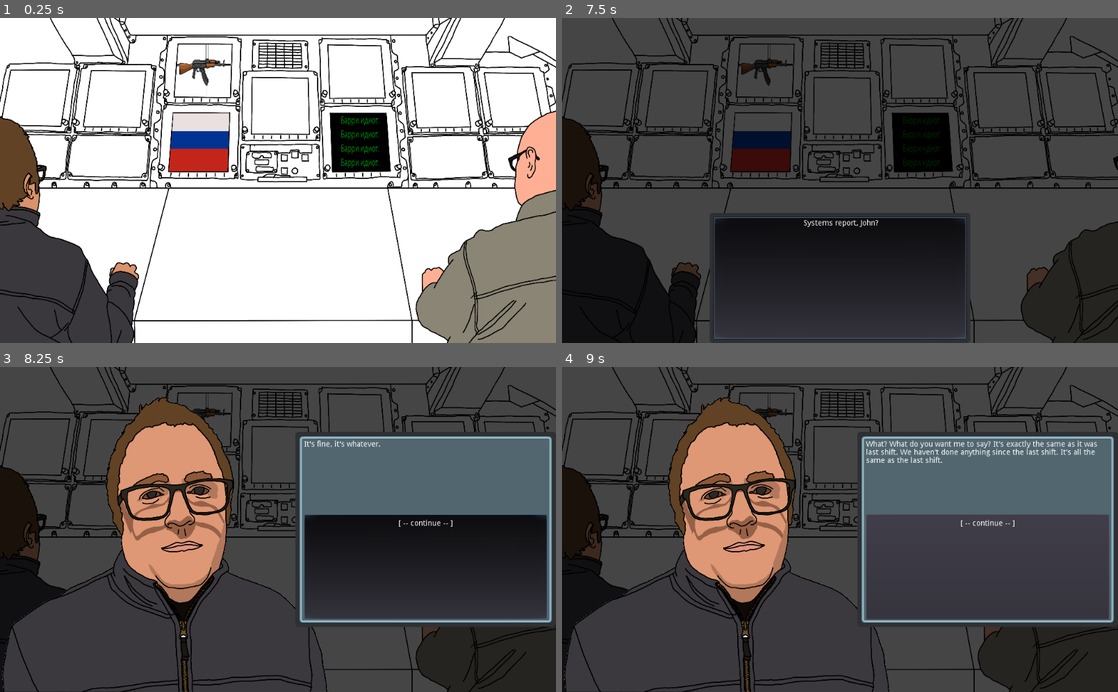
Above: before the commit, frames 1-4 (two rows, left to right).
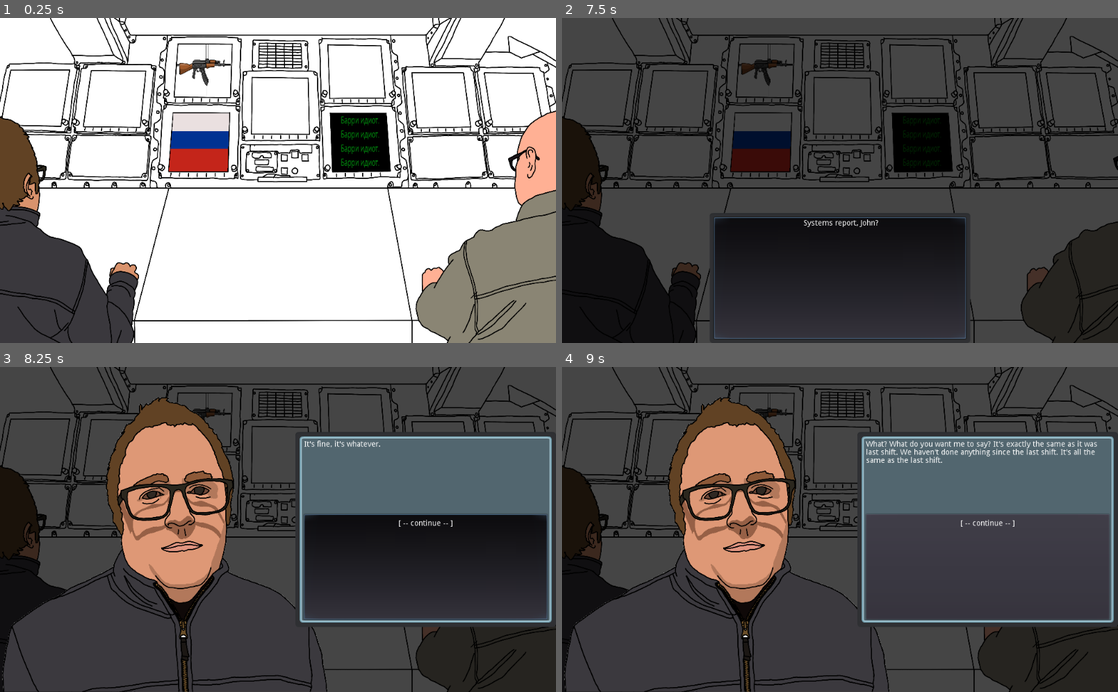
Above: after the commit, the same moments.

Repository: s3775599/BITS-clone
Game: Godot game, scene res://Scenes/Main.tscn
The game is run twice, just before and just after one commit, with the same random seed, the same clock (stepped at 60 frames per second) and the same inputs.
Inputs (mouse positions are in pixels of both pictures, inside the frame that each line leads up to):
- Up to frame 1 (0.25 s): no input
- Up to frame 2 (7.5 s): tap Enter at 0.5 s; move the mouse to (840, 180) at 0.52 s; hold Right (ui_right) 0.53-1.28 s; click (840, 180) at 0.67 s; move the mouse to (845, 180) at 1.27 s; hold Down (ui_down) 1.28-2 s; click (845, 180) at 1.42 s; click ". . . scanning Quadrant 3, 21…" at 2 s; click "[ -- continue -- ]" at 2.75 s; click "I beg your pardon, Barry?" at 3.5 s; click "[ -- continue --]" at 4.25 s; click "Barry, I know we've been out …" at 5 s; click "[ -- continue -- ]" at 5.75 s; move the mouse to (895, 109) at 6.52 s; hold Right (ui_right) 6.53-7.28 s; click (895, 109) at 6.67 s; move the mouse to (812, 245) at 7.27 s; hold Up (ui_up) from 7.28 s (still down); click (812, 245) at 7.42 s
- Up to frame 3 (8.25 s): move the mouse to (444, 578) at 8.02 s; release Up (ui_up) at 8.03 s; hold Left (ui_left) from 8.03 s (still down); click (444, 578) at 8.17 s
- Up to frame 4 (9 s): release Left (ui_left) at 8.75 s; click "JOHN." at 8.75 s

Frames 1-2 are identical in both runs. In frame 3, 0.3% of the frame differs, in the area x 54-99%, y 45-78%; in frame 4, less than 0.1%.

Commit message:
small updates to dialogue boxes

Diff:
--- a/NightwatchDialogueSystem/JohnPopup.tscn
+++ b/NightwatchDialogueSystem/JohnPopup.tscn
@@ -9,6 +9,7 @@
 [ext_resource path="res://Button4.gd" type="Script" id=7]
 
 [node name="JohnPopup" type="Popup"]
+visible = true
 anchor_left = 1.0
 anchor_top = 0.5
 anchor_right = 1.0
@@ -35,6 +36,7 @@
 margin_top = 8.0
 margin_right = -8.0
 margin_bottom = -8.0
+size_flags_vertical = 3
 texture = ExtResource( 3 )
 patch_margin_left = 12
 patch_margin_top = 12
@@ -63,8 +65,6 @@
 [node name="Button" type="Button" parent="NinePatchRect2/VBoxContainer"]
 margin_right = 448.0
 margin_bottom = 45.0
-grow_horizontal = 2
-rect_clip_content = true
 size_flags_horizontal = 3
 size_flags_vertical = 3
 script = ExtResource( 4 )
@@ -112,10 +112,8 @@
 script = ExtResource( 7 )
 
 [node name="button4Label" type="Label" parent="NinePatchRect2/VBoxContainer/Button4"]
-margin_left = 1.0
 margin_top = 10.0
-margin_right = 450.0
-margin_bottom = 158.0
+margin_right = 449.0
 align = 1
 autowrap = true
 [connection signal="pressed" from="NinePatchRect2/VBoxContainer/Button" to="." method="_on_Button_pressed"]
--- a/NightwatchDialogueSystem/Scenes/Main.gd
+++ b/NightwatchDialogueSystem/Scenes/Main.gd
@@ -33,6 +33,8 @@
 	# initiates Intro dialogue
 	if Input.is_action_just_pressed("ui_down"):
 		intro()
+#	if Input.is_action_just_pressed("ui_up"):
+#		$CanvasLayer/JohnPopup.rect_size = Vector2(480, 220)
 
 
 # mouseover signal on Barry at the console
--- a/NightwatchDialogueSystem/Scenes/Main.tscn
+++ b/NightwatchDialogueSystem/Scenes/Main.tscn
@@ -9,9 +9,9 @@
 [ext_resource path="res://BarryConsole.tscn" type="PackedScene" id=7]
 [ext_resource path="res://JohnClose.tscn" type="PackedScene" id=8]
 [ext_resource path="res://BarryClose.tscn" type="PackedScene" id=9]
-[ext_resource path="res://JohnPopup.tscn" type="PackedScene" id=10]
-[ext_resource path="res://BarryPopup.tscn" type="PackedScene" id=11]
-[ext_resource path="res://PlayerPopup.tscn" type="PackedScene" id=12]
+[ext_resource path="res://BarryPopup.tscn" type="PackedScene" id=10]
+[ext_resource path="res://PlayerPopup.tscn" type="PackedScene" id=11]
+[ext_resource path="res://JohnPopup.tscn" type="PackedScene" id=12]
 [ext_resource path="res://JohnDialogue.tscn" type="PackedScene" id=13]
 [ext_resource path="res://BarryDialogue.tscn" type="PackedScene" id=14]
 [ext_resource path="res://IntroDialogue.tscn" type="PackedScene" id=15]
@@ -231,11 +231,11 @@
 
 [node name="CanvasLayer" type="CanvasLayer" parent="."]
 
-[node name="JohnPopup" parent="CanvasLayer" instance=ExtResource( 10 )]
-
-[node name="BarryPopup" parent="CanvasLayer" instance=ExtResource( 11 )]
-
-[node name="PlayerPopup" parent="CanvasLayer" instance=ExtResource( 12 )]
+[node name="BarryPopup" parent="CanvasLayer" instance=ExtResource( 10 )]
+
+[node name="PlayerPopup" parent="CanvasLayer" instance=ExtResource( 11 )]
+
+[node name="JohnPopup" parent="CanvasLayer" instance=ExtResource( 12 )]
 
 [node name="JohnDialogue" parent="." instance=ExtResource( 13 )]
 
Not shown: 1 places in NightwatchDialogueSystem/Scenes/Main.tscn that only renumber resources
